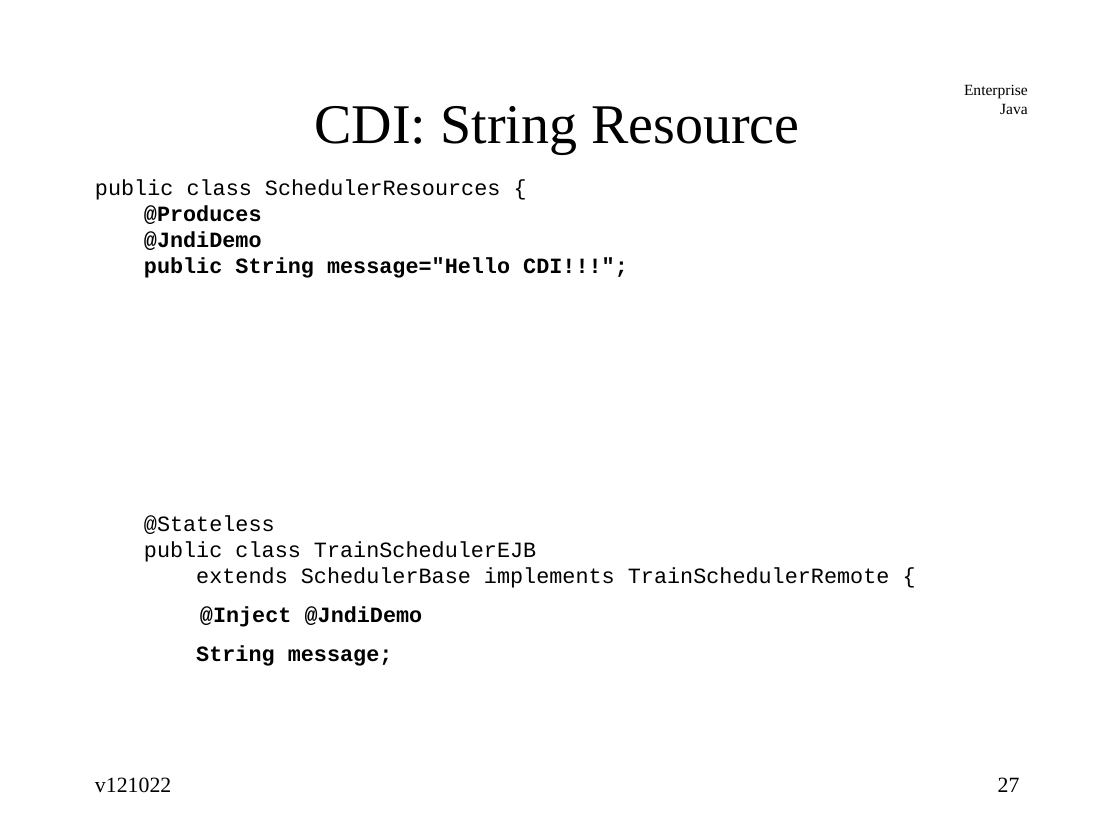
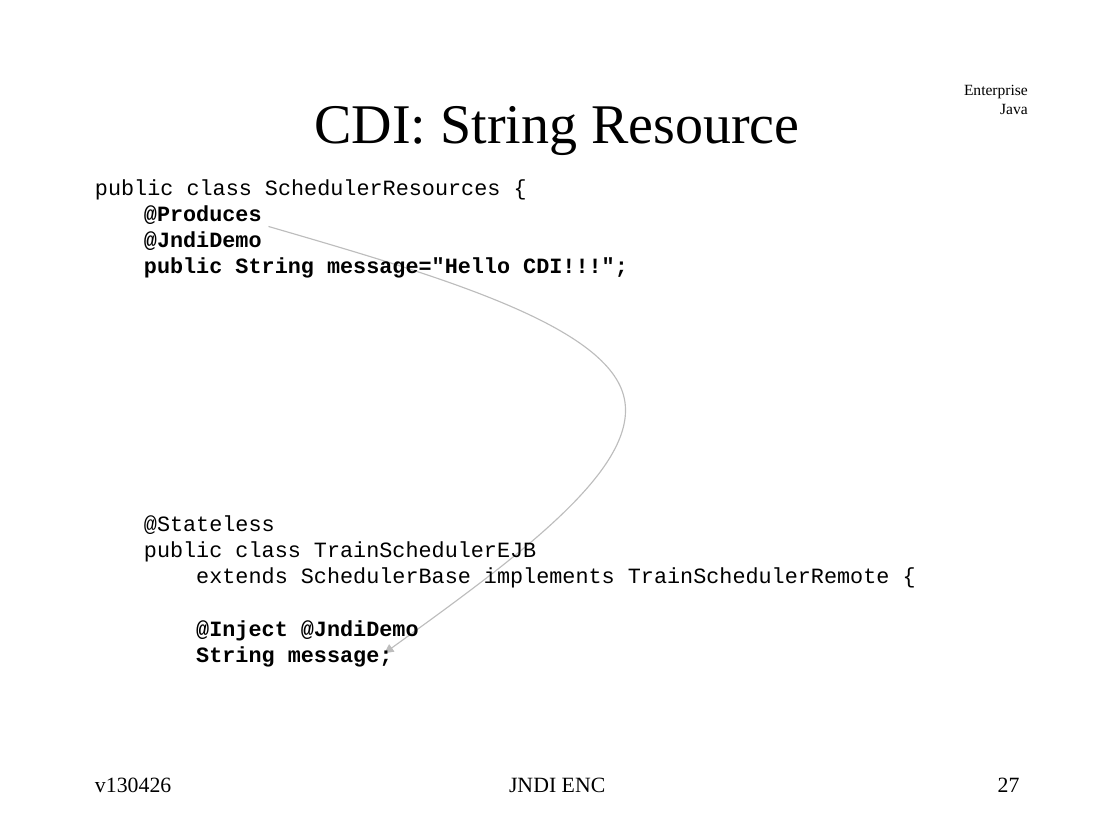
Before and after one commit to jcstaff/ejava-javaee, a slide deck: slide 27 of jndiDemo/src/site/resources/lectures/jndiENC.ppt. Drawn at 1120x840 pixels with LibreOffice and Linux fonts; fonts in the diff are those of the drawing. Boxes give left, top, right and bottom in pixels: in the first picture for what was removed or moved away, otherwise in the second. Text is boxed around its words. In the diff, an @@ line names an element or a change of style, - is before the commit and + after.

```diff
--- a/jndiDemo/src/site/resources/lectures/jndiENC.ppt
+++ b/jndiDemo/src/site/resources/lectures/jndiENC.ppt
@@ freeform shape added at box(269, 226, 626, 653), outline #000000 0.74 pt @@
@@ text at box(196, 620, 419, 667): less space between paragraphs @@
@@ text at box(95, 777, 171, 793): text changed @@
-v121022
+v130426
@@ text added at box(509, 777, 606, 793), 14 pt, text #000000 @@
+JNDI ENC
```
Also in this commit, not shown: 43 other slides changed, 1 slide added.
